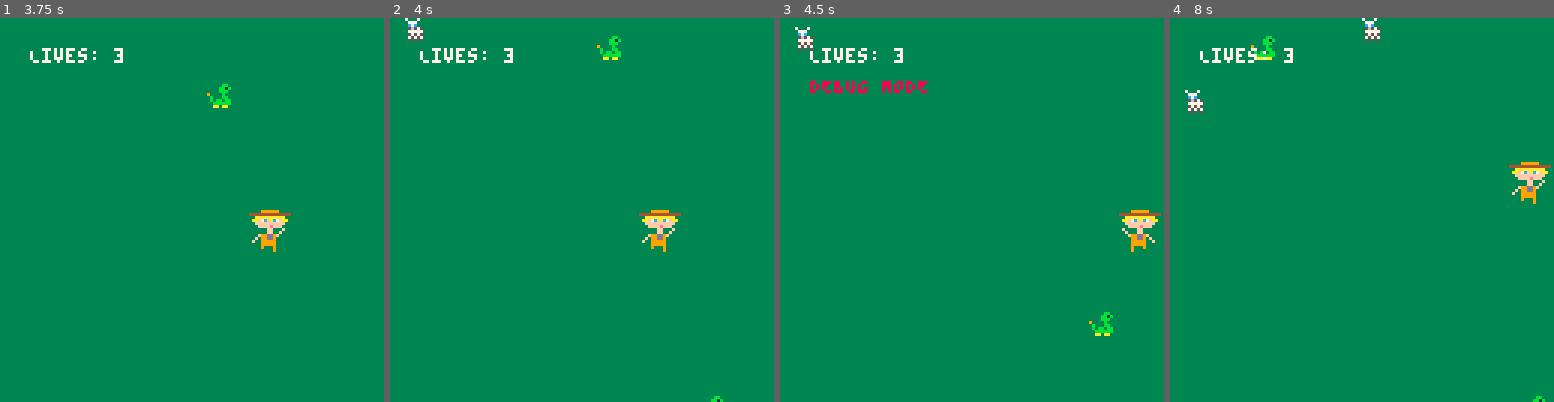
Above: before the commit, frames 1-4 (left to right).
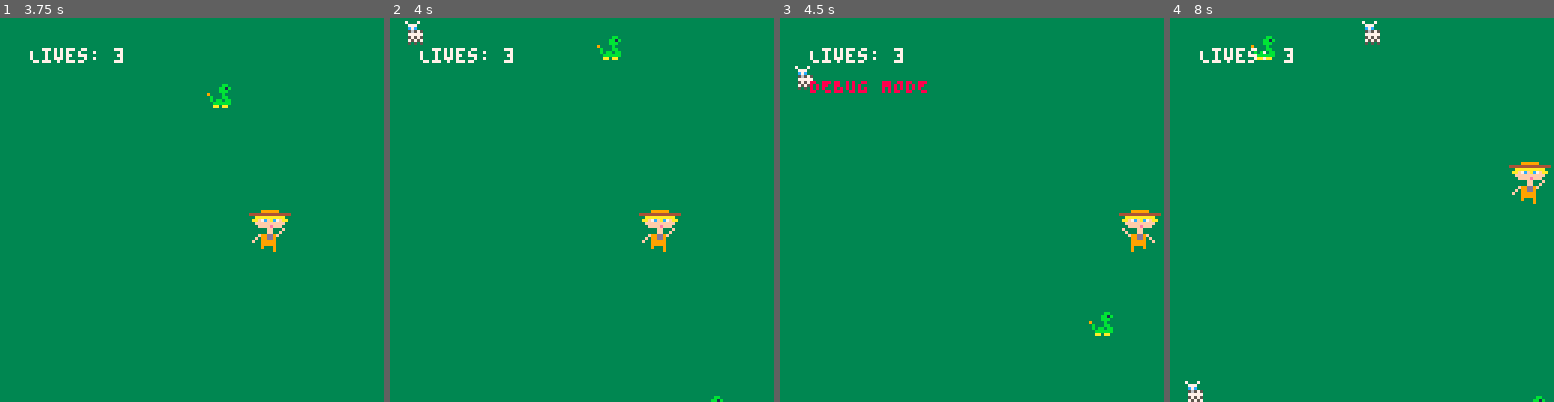
Above: after the commit, the same moments.

Repository: lorr94/ZOO-KEEPER-PICO-8-Game
Game: PICO-8 cartridge zoo_keeper.p8
The game is run twice, just before and just after one commit, with the same random seed, the same clock (stepped at 60 frames per second) and the same inputs.
Inputs:
- Up to frame 1 (3.75 s): tap X (X key) at 0.33, 1.07, 1.85, 2.97 s; hold Right 1.6-2.1 s; hold Right 2.47-3.03 s; hold Left 3.08-3.58 s
- Up to frame 2 (4 s): no input
- Up to frame 3 (4.5 s): hold Right from 4.02 s (still down); tap X (X key) at 4.08 s
- Up to frame 4 (8 s): release Right at 4.68 s; hold Left 5.08-5.68 s; tap X (X key) at 5.2, 6.32, 7.43 s; hold Right 6.08-6.58 s; hold Right 6.63-7.13 s; hold Right from 7.5 s (still down)

Frame 1 is identical in both runs. In frame 2, 0.2% of the frame differs, in the area x 3-9%, y 0-8%; in frame 3, 0.4%; in frame 4, 0.6%, in the area x 3-55%, y 0-100%.

Commit message:
recap + small xls addings

Diff:
--- a/zoo_keeper.p8
+++ b/zoo_keeper.p8
@@ -23,7 +23,7 @@
 local maxanimals = 5  -- maximum number of animals
 local debugmode = false -- debug mode flag
 
-local animalspeed = 0.2 -- speed at which animals move down
+local animalspeed = 1 -- speed at which animals move down
 
 local healthpoweruprate = 150
 local healthpoweruptimer = healthpoweruprate
Not shown, changed: Features + Mechanics.xlsx
